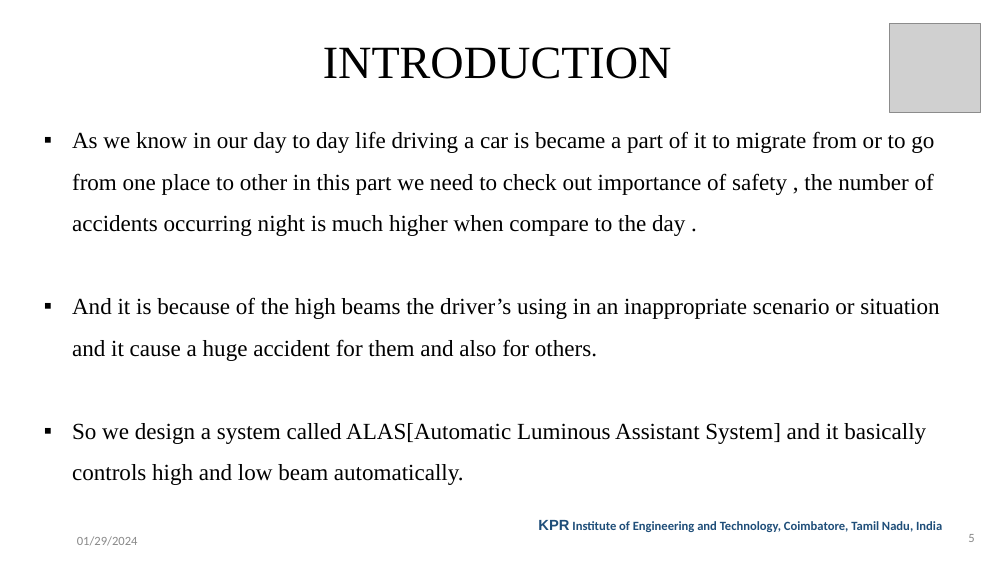
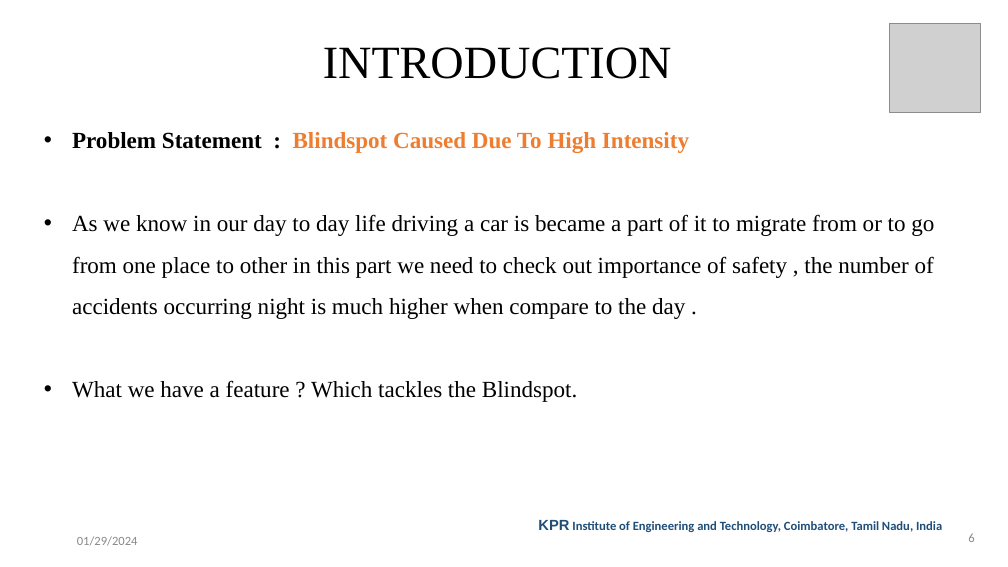
Before and after one commit to ARAVIND1702/ALAS_PPT, a slide deck: slide 6 of First Review-PPT_Template.pptx (slide 5 before the commit). Drawn at 1008x567 pixels with LibreOffice and Linux fonts; fonts in the diff are those of the drawing; grey boxes stand for pictures; background and template pictures are left out. Boxes give left, top, right and bottom in pixels: in the first picture for what was removed or moved away, otherwise in the second. Text is boxed around its words. In the diff, an @@ line names an element or a change of style, - is before the commit and + after.

Commit message:
content added next design

```diff
--- a/First Review-PPT_Template.pptx
+++ b/First Review-PPT_Template.pptx
@@ text at (72, 132, 689, 153): paragraph added @@
+• Problem Statement : Blindspot Caused Due To High Intensity
@@ text at (72, 214, 934, 319): bullet ▪ to • @@
@@ text at (72, 380, 577, 402): text changed @@
-▪ And it is because of the high beams the driver’s using in an inappropriate scenario or situation and it cause a huge accident for them and also for others.
-▪ So we design a system called ALAS[Automatic Luminous Assistant System] and it basically controls high and low beam automatically.
+• What we have a feature ? Which tackles the Blindspot.
```
Also in this commit, not shown: 12 other slides changed, 1 slide added.
